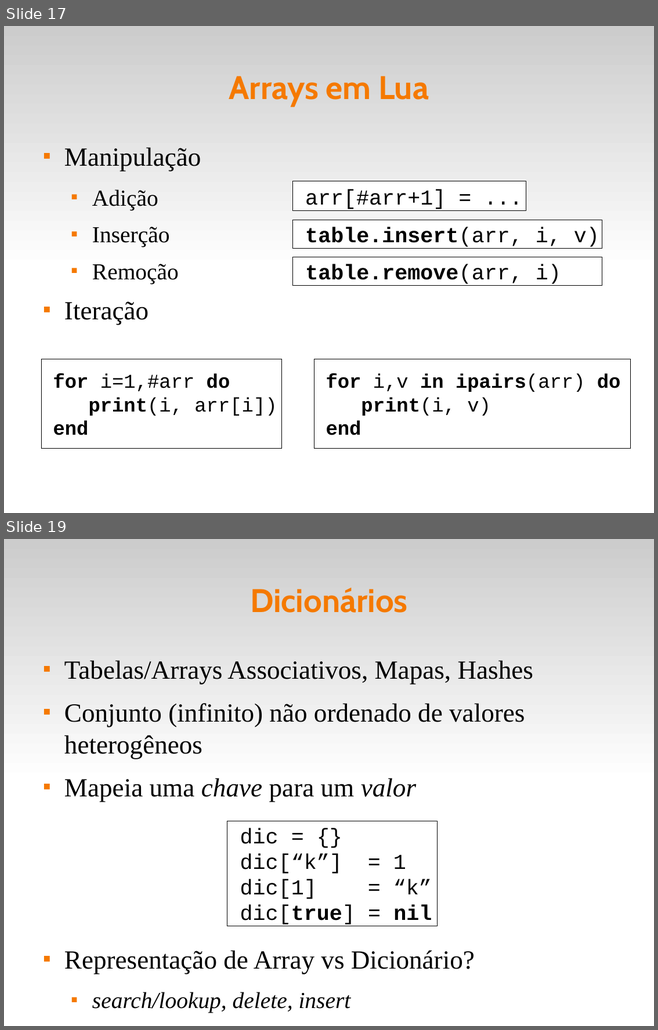
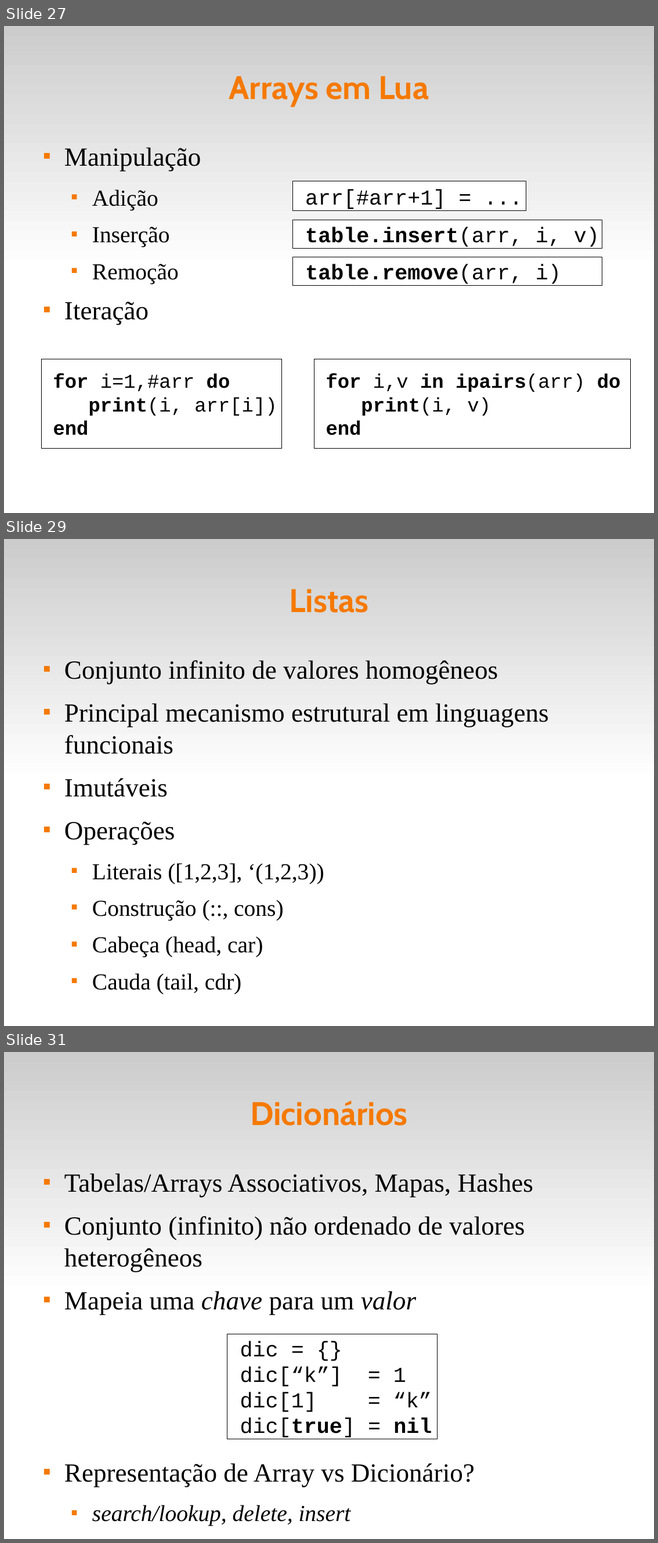
Before and after one commit to fsantanna-uerj/EDL, a slide deck: slides/edl-05-data.odp. Shown one above the other, each under a label of ours: slides 17 and 19 before the commit, slides 27, 29 and 31 after it; the slides between them are not shown. The pictures are 658x1030 and 658x1543 pixels, drawn with LibreOffice and Linux fonts; fonts in the diff are those of the drawing. Boxes give left, top, right and bottom in pixels: in the first picture for what was removed or moved away, otherwise in the second. Text is boxed around its words. In the diff, an @@ line names an element or a change of style, - is before the commit and + after.

Commit message:
(+) Tupla, Enum, Union, Lista

```diff
--- a/slides/edl-05-data.odp
+++ b/slides/edl-05-data.odp
@@ slide 29 added at box(4, 539, 654, 1026), background #FFFFFF; not listed: 1 template element that a slide beside it also shows @@
@@ title added at box(289, 589, 368, 613), 40 pt, text #F57900, bold @@
+Listas
@@ text added at box(64, 660, 549, 994), 32 pt, text #000000 @@
+■ Conjunto infinito de valores homogêneos
+■ Principal mecanismo estrutural em linguagens funcionais
+■ Imutáveis
+■ Operações
+  ■ Literais ([1,2,3], ‘(1,2,3))
+  ■ Construção (::, cons)
+  ■ Cabeça (head, car)
+  ■ Cauda (tail, cdr)
@@ what was slide 17 is now slide 27 @@
@@ what was slide 19 is now slide 31 @@
```
Also in this commit, not shown: 2 slides changed, 15 other slides added, 1 slide removed, 18 other files.
